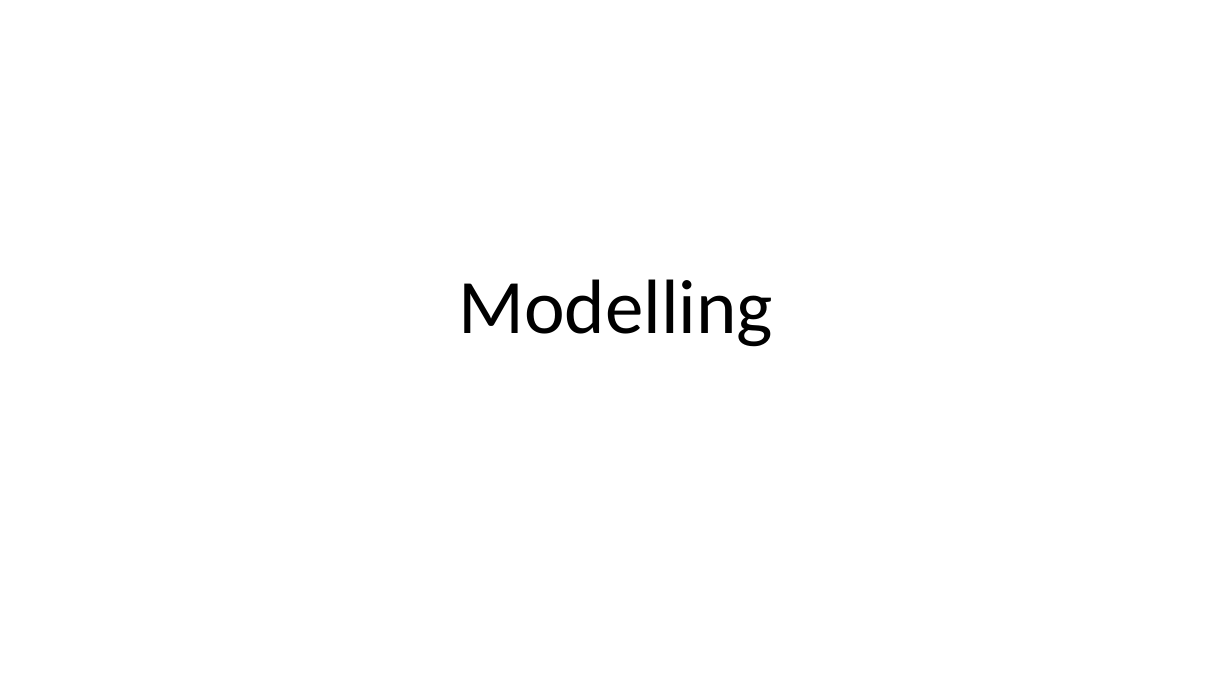
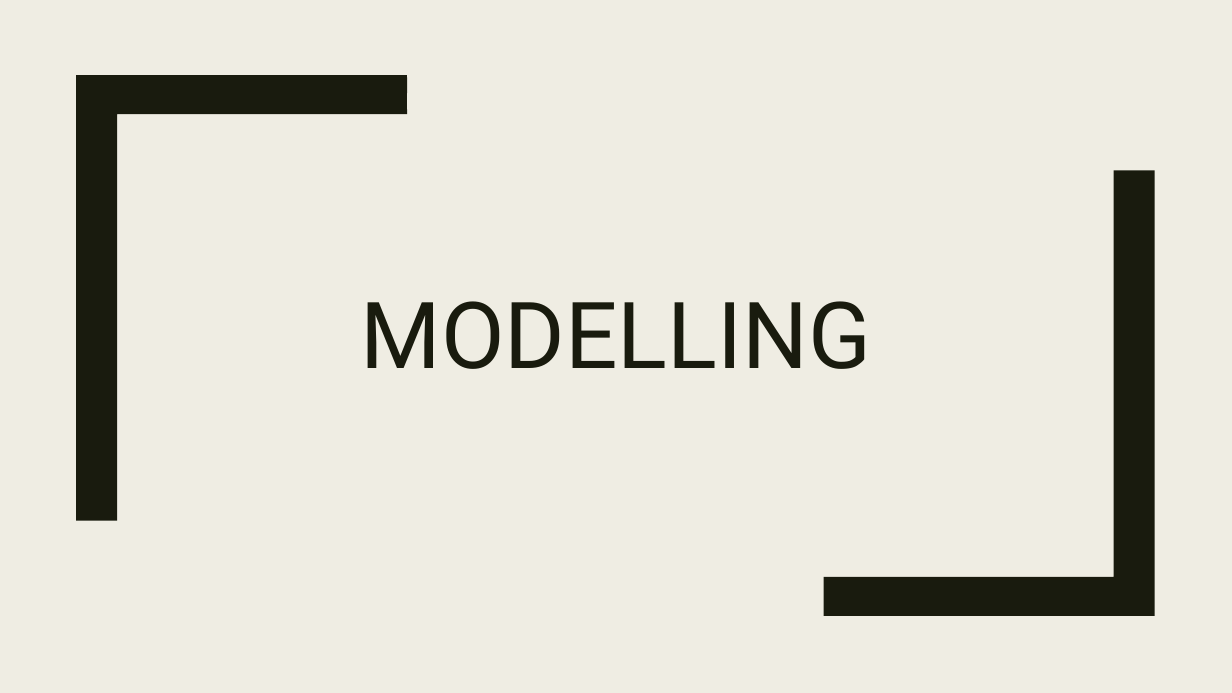
Before and after one commit to krisgop2010/Analytics, a slide deck: slide 19 of HomeLoanAnalytics/HomeLoanAnalytics.pptx. Drawn at 1232x693 pixels with LibreOffice and Linux fonts; fonts in the diff are those of the drawing. Boxes give left, top, right and bottom in pixels: in the first picture for what was removed or moved away, otherwise in the second. Text is boxed around its words. In the diff, an @@ line names an element or a change of style, - is before the commit and + after.

```diff
--- a/HomeLoanAnalytics/HomeLoanAnalytics.pptx
+++ b/HomeLoanAnalytics/HomeLoanAnalytics.pptx
@@ background #FFFFFF to #EFEDE3 @@
@@ freeform shape added at (76,75,407,520), fill #191B0E @@
@@ freeform shape added at (824,170,1155,616), fill #191B0E @@
@@ title at (361,301,872,369): text changed; size 60 to 72 pt; font Calibri to Roboto; text colour #000000 to #191B0E @@
-Modelling
+MODELLING
```
Also in this commit, not shown: 20 other slides changed, 2 slides added, 1 slide removed, 2 other files.
